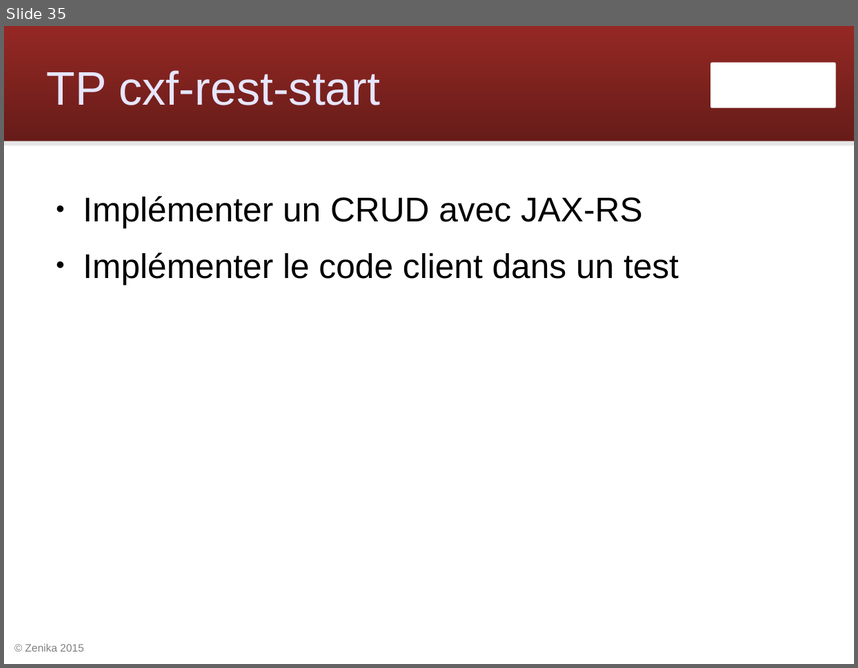
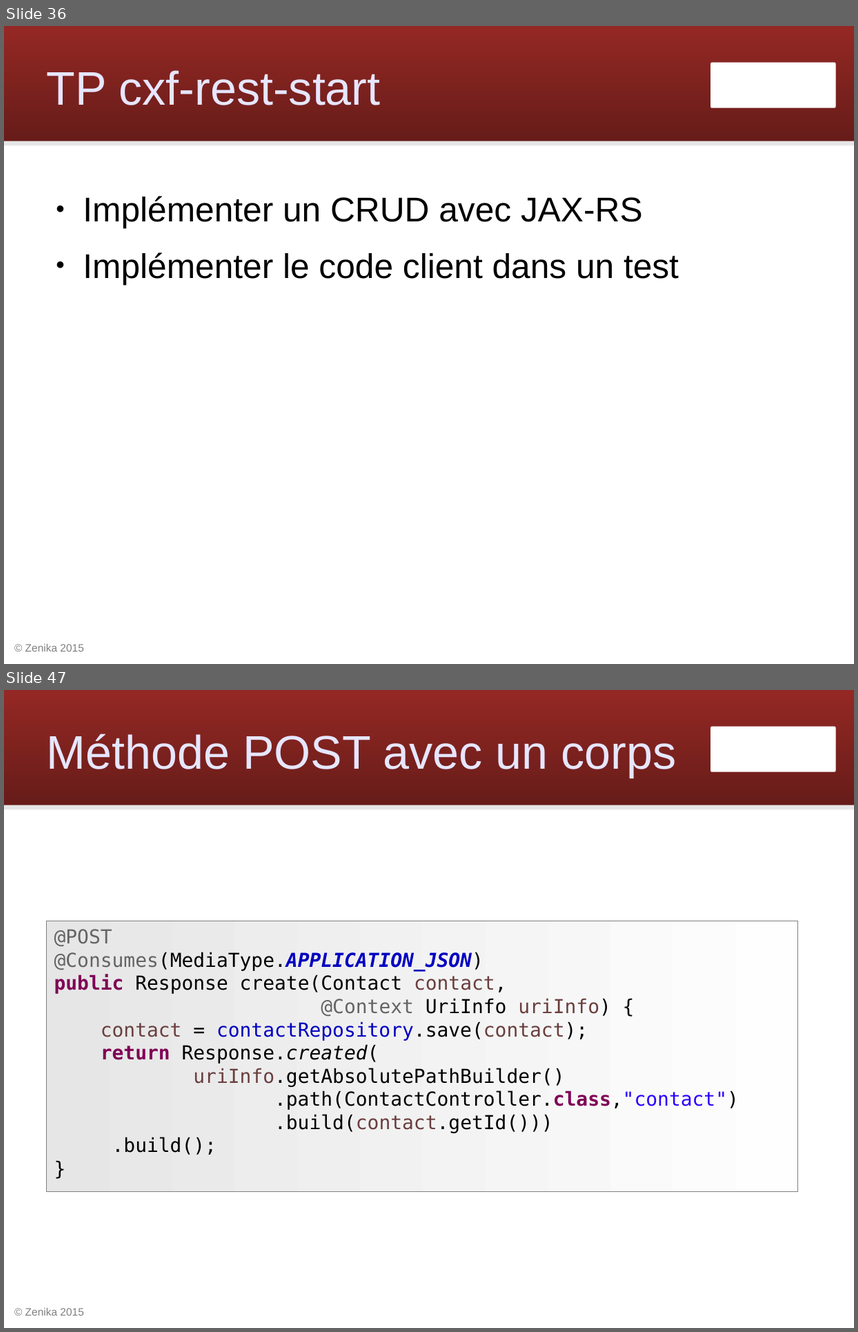
Before and after one commit to Zenika/workshop-cxf-rest, a slide deck: cxf-rest-workshop.odp. Shown one above the other, each under a label of ours: slide 35 before the commit, slides 36 and 47 after it; the slides between them are not shown. The pictures are 858x668 and 858x1332 pixels, drawn with LibreOffice and Linux fonts; fonts in the diff are those of the drawing; background and template pictures are left out. Boxes give left, top, right and bottom in pixels: in the first picture for what was removed or moved away, otherwise in the second. Text is boxed around its words. In the diff, an @@ line names an element or a change of style, - is before the commit and + after.

```diff
--- a/cxf-rest-workshop.odp
+++ b/cxf-rest-workshop.odp
@@ slide 47 added at (x1=4, y1=690, x2=854, y2=1328), background #FFFFFF; not listed: 4 template elements that a slide beside it also shows @@
@@ title added at (x1=47, y1=733, x2=677, y2=778), 44 pt, text #E6E6FF @@
+Méthode POST avec un corps
@@ rectangle added at (x1=46, y1=920, x2=799, y2=1192), fill gradient #E6E6E6 to #FEFEFE, outline #808080 0 pt, 18 pt, text #000000 @@
+@POST
+@Consumes(MediaType.APPLICATION_JSON)
+public Response create(Contact contact,
+@Context UriInfo uriInfo) {
+contact = contactRepository.save(contact);
+return Response.created(
+uriInfo.getAbsolutePathBuilder()
+.path(ContactController.class,"contact")
+.build(contact.getId()))
+.build();
+}
@@ what was slide 35 is now slide 36 @@
```
Also in this commit, not shown: 39 other slides added, 18 other files.
